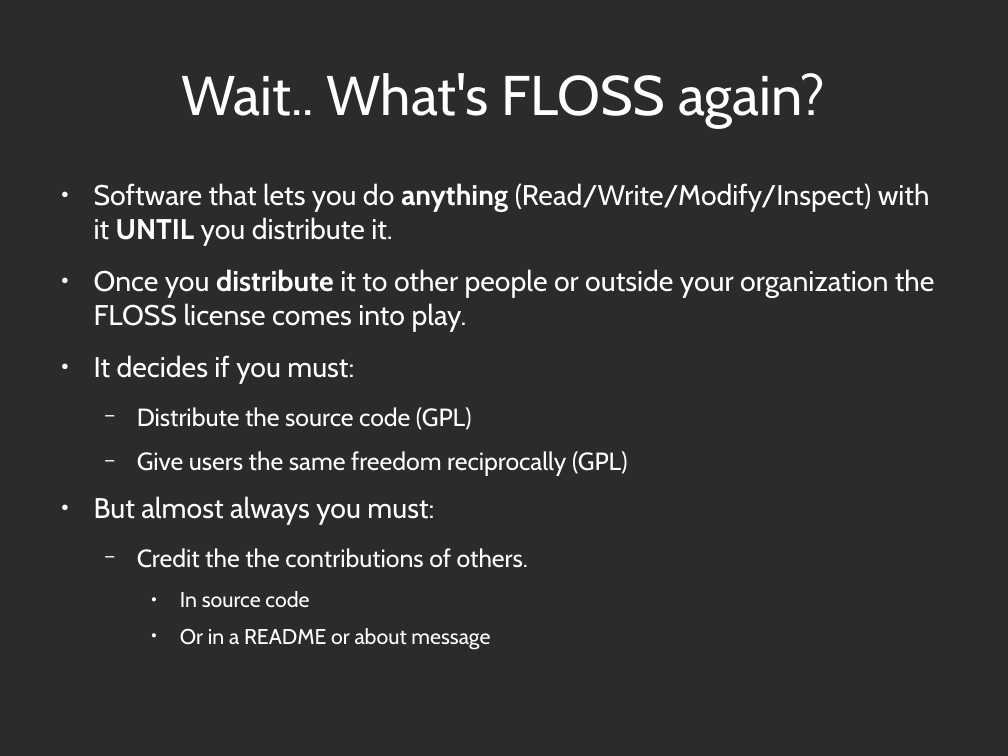
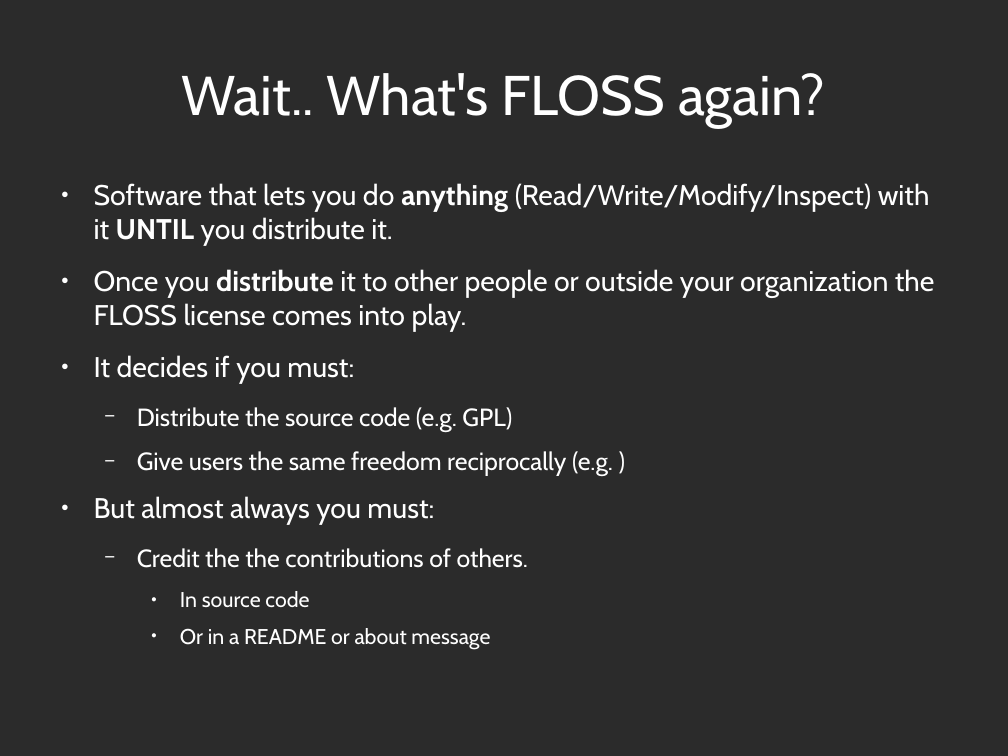
Before and after one commit to abramhindle/floss-licensing-talk, a slide deck: slide 17 of license-talk.odp. Drawn at 1008x756 pixels with LibreOffice and Linux fonts; fonts in the diff are those of the drawing; background and template pictures are left out; a plain dark background stands for a picture behind light text. Boxes give left, top, right and bottom in pixels: in the first picture for what was removed or moved away, otherwise in the second. Text is boxed around its words. In the diff, an @@ line names an element or a change of style, - is before the commit and + after.

```diff
--- a/license-talk.odp
+++ b/license-talk.odp
@@ text at (x1=137, y1=407, x2=613, y2=476): text changed @@
-  − Distribute the source code (GPL)
-  − Give users the same freedom reciprocally (GPL)
+  − Distribute the source code (e.g. GPL)
+  − Give users the same freedom reciprocally (e.g. )
```
Also in this commit, not shown: 13 other slides changed.
